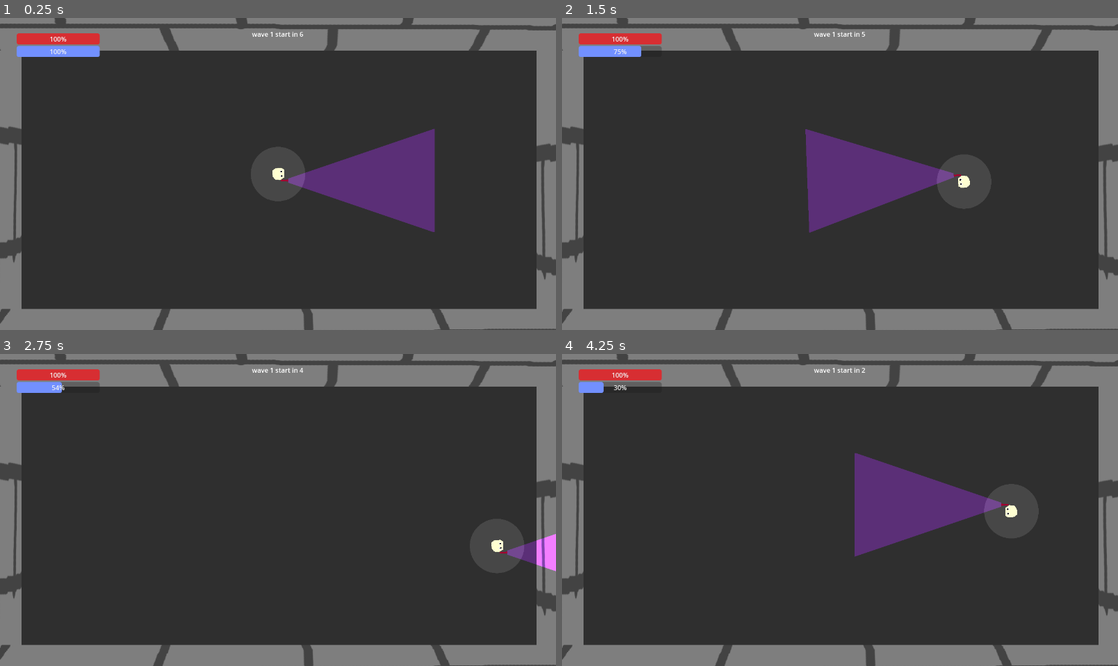
Above: before the commit, frames 1-4 (two rows, left to right).
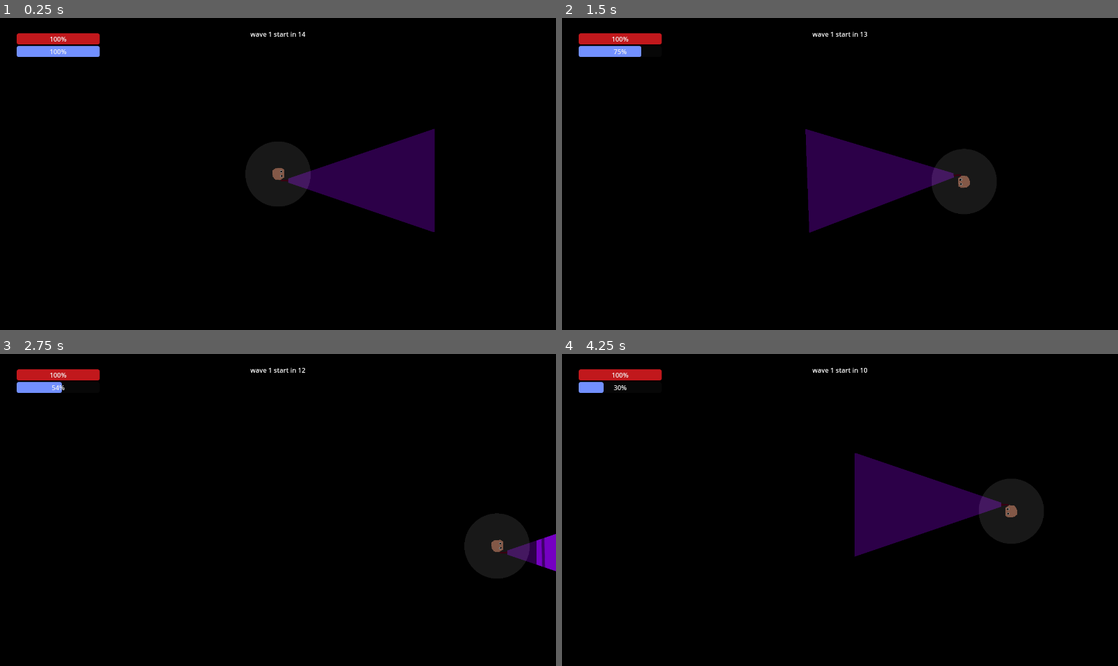
Above: after the commit, the same moments.

Repository: mncc8337/blashout
Game: Godot game, scene res://scenes/main.tscn
Same seed, same stepped clock (60 frames per second), same inputs: the game is played once before the commit and once after it.
Inputs (mouse positions are in pixels of both pictures, inside the frame that each line leads up to):
- Up to frame 1 (0.25 s): no input
- Up to frame 2 (1.5 s): move the mouse to (962, 158) at 0.52 s; hold D (right) 0.53-1.28 s; hold Shift (run) 0.53-1.28 s; move the mouse to (728, 189) at 1.27 s; hold S (down) from 1.28 s (still down); tap Shift (run) at 1.35 s
- Up to frame 3 (2.75 s): move the mouse to (333, 441) at 2.02 s; release S (down) at 2.03 s; hold D (right) from 2.03 s (still down); hold Shift (run) from 2.03 s (still down)
- Up to frame 4 (4.25 s): move the mouse to (812, 572) at 2.77 s; release D (right) at 2.78 s; release Shift (run) at 2.78 s; hold W (up) 2.78-3.53 s; tap Shift (run) at 2.85 s; move the mouse to (1006, 556) at 3.52 s; hold A (left) from 3.53 s (still down); hold Shift (run) from 3.53 s (still down)

The runs differ from the first frame. In frame 1, 98% of the frame differs, in the area x 0-100%, y 0-100%; in frame 2, 99%; in frame 3, 99%; in frame 4, 99%.

Commit message:
balance patch 4

Diff:
--- a/scenes/main.tscn
+++ b/scenes/main.tscn
@@ -97,7 +97,6 @@
 scale = Vector2(1366, 1e-05)
 
 [node name="CanvasModulate" type="CanvasModulate" parent="."]
-visible = false
 color = Color(0, 0, 0, 1)
 
 [node name="Camera2D" type="Camera2D" parent="."]
@@ -288,6 +287,6 @@
 [node name="foe_spawn_timer" type="Timer" parent="."]
 
 [node name="wave_start_timer" type="Timer" parent="."]
-wait_time = 7.0
+wait_time = 15.0
 one_shot = true
 autostart = true
--- a/scenes/player.tscn
+++ b/scenes/player.tscn
@@ -58,7 +58,7 @@
 [node name="vision" type="PointLight2D" parent="."]
 scale = Vector2(0.08, 0.08)
 texture = ExtResource("3_gigwj")
-texture_scale = 2.5
+texture_scale = 3.0
 
 [node name="Light (debug only)" type="Sprite2D" parent="."]
 visible = false
--- a/scripts/main.gd
+++ b/scripts/main.gd
@@ -11,7 +11,7 @@
 var foe_health_max:float = 100
 var foe_attack_cooldown_max:float = 1.5
 
-@export var foe_spawn_delay:float = 1
+@export var foe_spawn_delay:float = 1.5
 var foe_spawned:int = 0
 var foe_killed:int = 0
 var foe_killed_total:int = 0
@@ -21,7 +21,7 @@
 enum FOE_CLASS {RANDOM, BIGASS, ROACH}
 enum SKILL {CAT_EYES, STRONGER_LIGHT, LARGER_LIGHT, RUNNER, MEDIC, RECKLESS, TOMB_RAIDER, EARTH_QUAKE, WITCH}
 
-var skilllist = [0, 7, 8]
+var skilllist = [0, 1, 2, 3, 4, 5, 6, 7, 8]
 var skill_goal:int = 10
 
 var panel1_label
@@ -35,7 +35,7 @@
 	var info = ["skill name", "skill description"]
 	if skill == SKILL.CAT_EYES:
 		info[0] = "cat eyes"
-		info[1] = "increase your base vision by 5%"
+		info[1] = "increase your base vision by 10%"
 	elif skill == SKILL.STRONGER_LIGHT:
 		info[0] = "stronger light"
 		info[1] = "increase your damage to ghost by 5%"
@@ -65,7 +65,7 @@
 
 func apply_skill(skill):
 	if skill == SKILL.CAT_EYES:
-		$player.get_node("vision").texture_scale *= 1.05
+		$player.get_node("vision").texture_scale *= 1.1
 		if $player.get_node("vision").texture_scale >= 15:
 			$player.get_node("vision").texture_scale = 15
 			skilllist.erase(SKILL.CAT_EYES)
